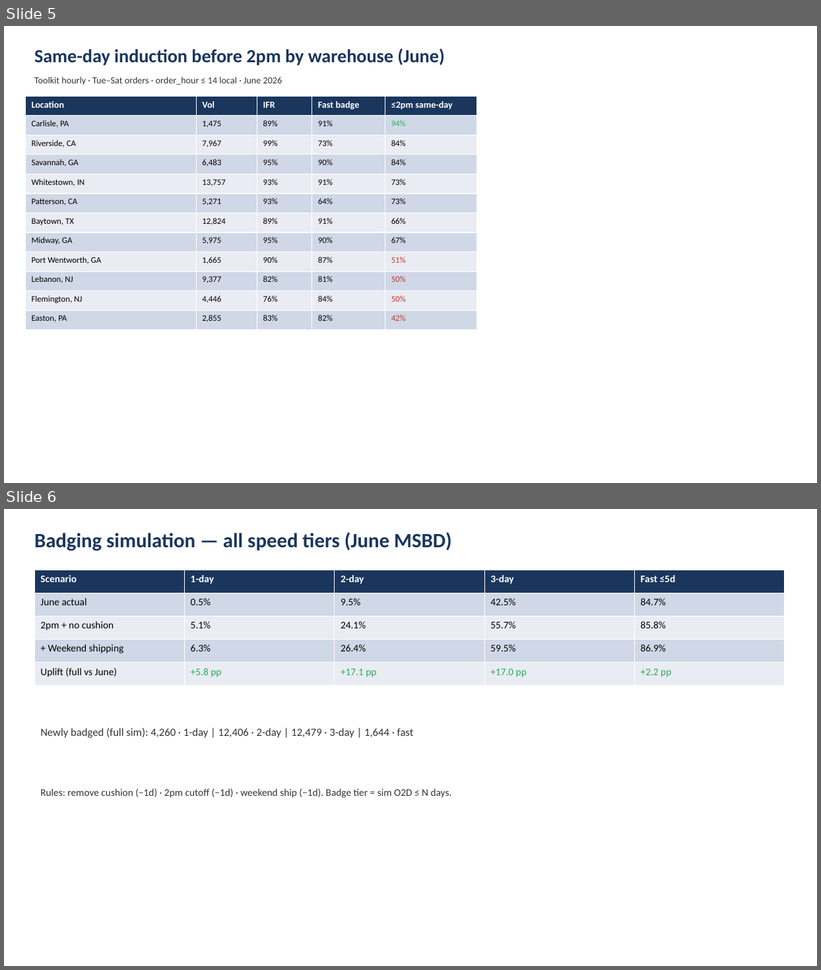
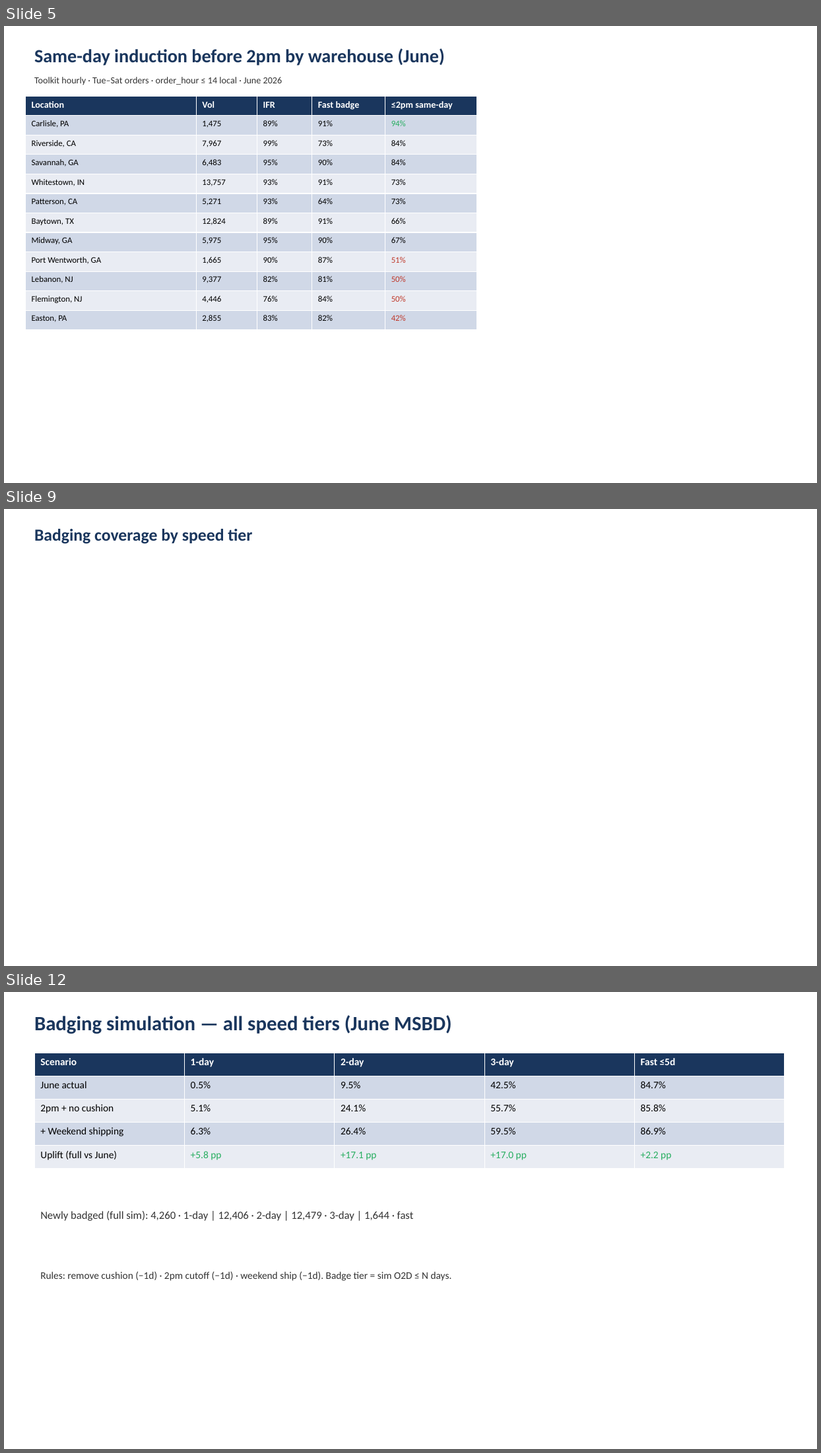
Before and after one commit to et844p/O2S, a slide deck: output/safavieh/Safavieh_CEO_June_MSBD.pptx. Shown one above the other, each under a label of ours: slides 5 and 6 before the commit, slides 5, 9 and 12 after it; the slides between them are not shown. The pictures are 821x970 and 821x1453 pixels, drawn with LibreOffice and Linux fonts; fonts in the diff are those of the drawing; background and template pictures are left out. Boxes give left, top, right and bottom in pixels: in the first picture for what was removed or moved away, otherwise in the second. Text is boxed around its words. In the diff, an @@ line names an element or a change of style, - is before the commit and + after.

```diff
--- a/output/safavieh/Safavieh_CEO_June_MSBD.pptx
+++ b/output/safavieh/Safavieh_CEO_June_MSBD.pptx
@@ slide 9 added at (4, 509, 817, 966), background picture (left out) @@
@@ text added at (34, 529, 252, 544), 20 pt, text #1A365D, bold @@
+Badging coverage by speed tier
@@ what was slide 6 is now slide 12 @@
```
Also in this commit, not shown: 5 other slides added, 12 other files.
